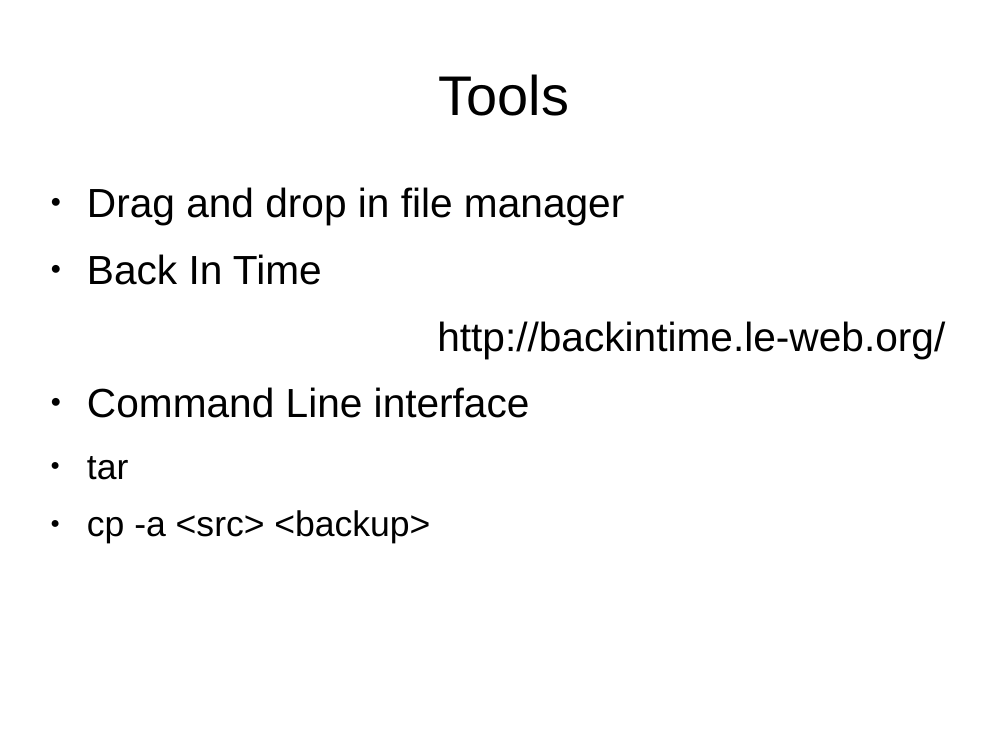
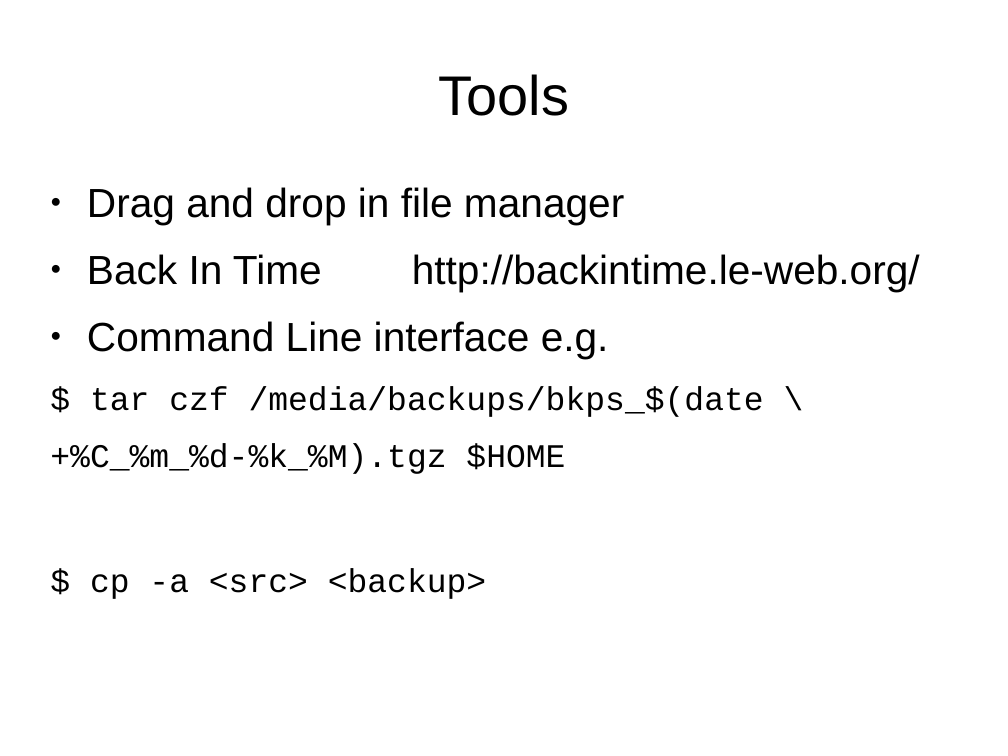
Before and after one commit to wdmchaft/Presentations-1, a slide deck: slide 11 of LinuxBackup/LinuxBackup.odp. Drawn at 1008x756 pixels with LibreOffice and Linux fonts; fonts in the diff are those of the drawing. Boxes give left, top, right and bottom in pixels: in the first picture for what was removed or moved away, otherwise in the second. Text is boxed around its words. In the diff, an @@ line names an element or a change of style, - is before the commit and + after.

```diff
--- a/LinuxBackup/LinuxBackup.odp
+++ b/LinuxBackup/LinuxBackup.odp
@@ text at (50, 254, 920, 599): text changed; size 32 to 26 pt; font Arial to Courier New @@
-● Back In Time
-http://backintime.le-web.org/
-● Command Line interface
-  ● tar
-  ● cp -a <src> <backup>
+● Back In Time http://backintime.le-web.org/
+● Command Line interface e.g.
+$ tar czf /media/backups/bkps_$(date \
++%C_%m_%d-%k_%M).tgz $HOME
+$ cp -a <src> <backup>
```
Also in this commit, not shown: 3 other slides changed.
